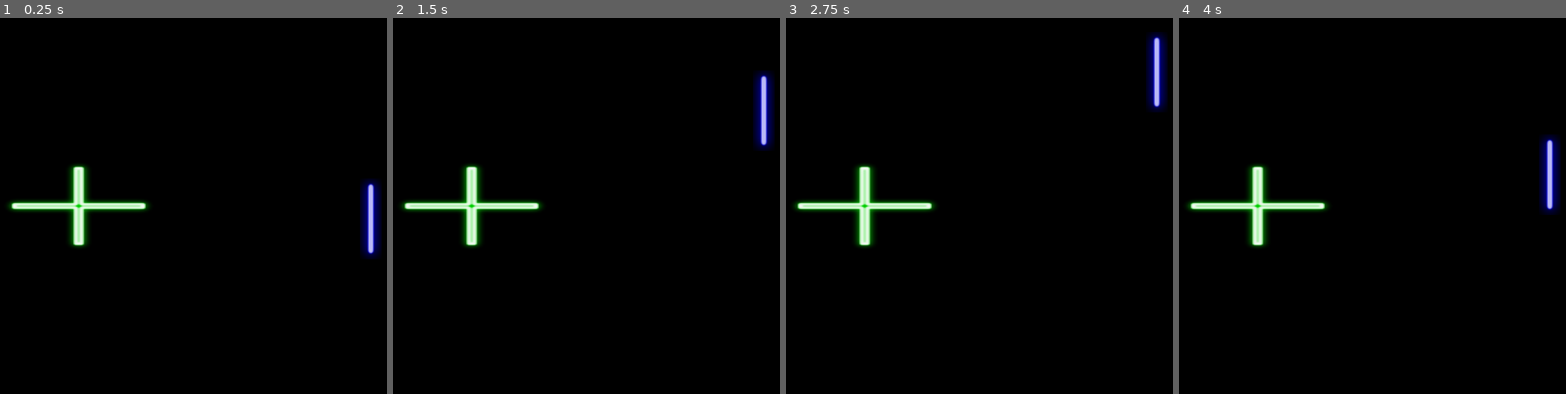
Above: before the commit, frames 1-4 (left to right).
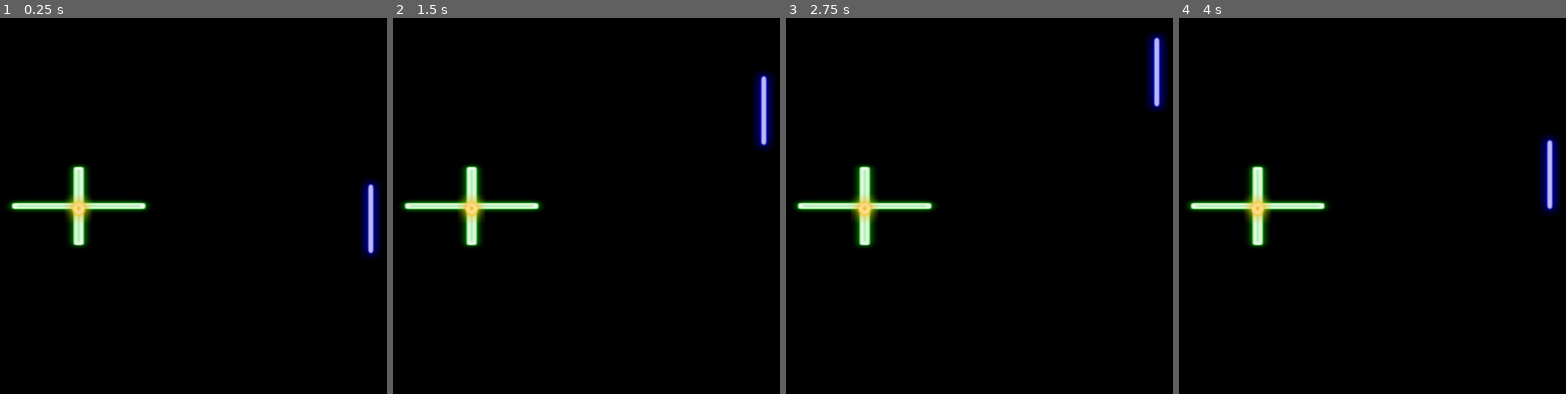
Above: after the commit, the same moments.

Repository: MeCodeMyself/godotpong
Game: Godot game, scene res://World.tscn
The game is run twice, just before and just after one commit, with the same random seed, the same clock (stepped at 60 frames per second) and the same inputs. The engine's default icon, where the game draws it, is replaced by a stand-in: a white triangle on a blue panel in a dark square.
Inputs:
- Up to frame 1 (0.25 s): no input
- Up to frame 2 (1.5 s): tap Enter at 0.5 s; hold Up (ui_up) 0.53-1.28 s; hold Down (ui_down) from 1.28 s (still down)
- Up to frame 3 (2.75 s): release Down (ui_down) at 2.03 s; hold Up (ui_up) from 2.03 s (still down)
- Up to frame 4 (4 s): tap Space at 3.5 s; release Up (ui_up) at 3.53 s; hold Down (ui_down) from 3.53 s (still down)

The runs differ from the first frame. In frame 1, 0.4% of the frame differs, in the area x 16-24%, y 47-55%; in frame 2, 0.4%; in frame 3, 0.4%; in frame 4, 0.4%.

Commit message:
Added Ball.tscn and bg music.
Not like the ball is functional as of now though, but at least it's there. Also the BG is an 8 bit version of the Yu Yu Hakusho OP, lol.

Diff:
--- /dev/null
+++ b/GodotPong/Ball.tscn
@@ -0,0 +1,19 @@
+[gd_scene load_steps=3 format=2]
+
+[ext_resource path="res://Pong_graphics/sprites.png" type="Texture" id=1]
+
+[sub_resource type="CircleShape2D" id=1]
+radius = 11.3137
+
+[node name="Ball" type="KinematicBody2D"]
+__meta__ = {
+"_edit_group_": true
+}
+
+[node name="Sprite" type="Sprite" parent="."]
+texture = ExtResource( 1 )
+region_enabled = true
+region_rect = Rect2( 104, 3, 43, 45 )
+
+[node name="CollisionShape2D" type="CollisionShape2D" parent="."]
+shape = SubResource( 1 )
--- a/GodotPong/World.tscn
+++ b/GodotPong/World.tscn
@@ -1,9 +1,11 @@
-[gd_scene load_steps=7 format=2]
+[gd_scene load_steps=9 format=2]
 
 [ext_resource path="res://Pong_graphics/sprites.png" type="Texture" id=1]
 [ext_resource path="res://Pong_graphics/bg.jpg" type="Texture" id=2]
 [ext_resource path="res://Player.gd" type="Script" id=3]
 [ext_resource path="res://icon.png" type="Texture" id=4]
+[ext_resource path="res://Ball.tscn" type="PackedScene" id=5]
+[ext_resource path="res://AnyConv.com__Hohoemi no Bakudan [Chiptune] - Yuyu Hakusho OP.ogg" type="AudioStream" id=6]
 
 [sub_resource type="CapsuleShape2D" id=3]
 radius = 8.0
@@ -63,3 +65,12 @@
 [node name="Sprite" type="Sprite" parent="Borders/BottomBorder"]
 modulate = Color( 0, 0, 0, 1 )
 texture = ExtResource( 4 )
+
+[node name="Ball" parent="." instance=ExtResource( 5 )]
+position = Vector2( 512, 304 )
+
+[node name="AudioStreamPlayer" type="AudioStreamPlayer" parent="."]
+pause_mode = 2
+stream = ExtResource( 6 )
+volume_db = -6.0
+autoplay = true
Not shown, added: GodotPong/AnyConv.com__Hohoemi no Bakudan [Chiptune] - Yuyu Hakusho OP.ogg.import
Not shown, added: GodotPong/AnyConv.com__Hohoemi no Bakudan [Chiptune] - Yuyu Hakusho OP.ogg
